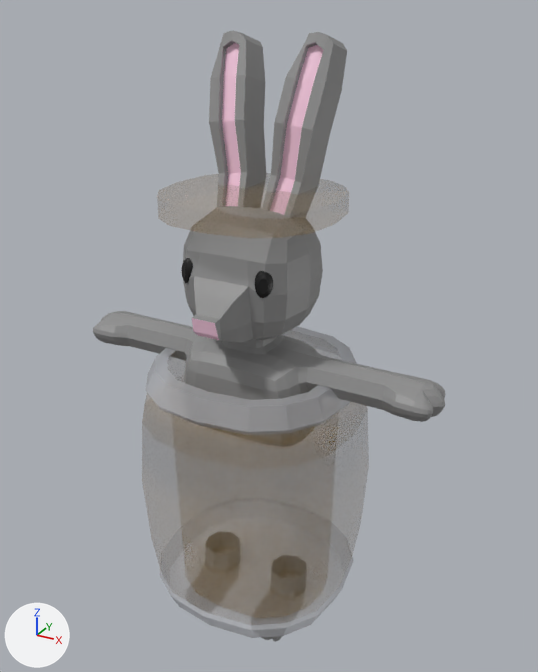
An edit to the FBX model _Project/Assets/3_3DAssets/Conejo.fbx, drawn before and after from the same camera.
Camera for both pictures: a 50 mm camera at (1.222, -2.094, 2.245) aimed at (0.038, 0.058, 1.169). Lighting does not change. The marker at lower left points along +X, +Y and +Z. The picture after the commit comes second. Where no turn or scale is listed for an object, it has been applied to the vertices.

Objects in the first picture: 'Barril', 'Conejo'.
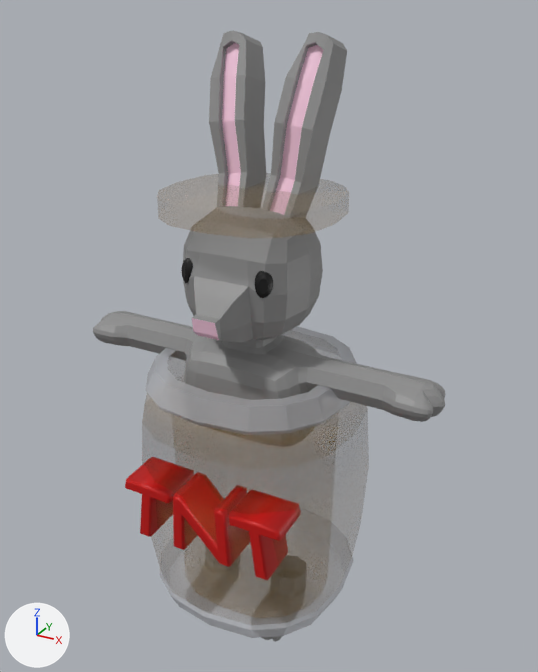
Commit message: Mejora del modelado del conejo

Edits to the scene script, one JSON object a line:
```json
{"op": "add", "block": "mat_letras", "code": ["mat_letras = principled_material('Letras')", "mat_letras.base_color = (0.589, 0.00122, 0.0)  # red #ca0400"]}
{"op": "add", "block": "me_text_002", "code": ["me_text_002 = bpy.data.meshes.new('Text.002')", "me_text_002.from_pydata(...)  # 312 vertices, 326 faces; spans x -0.306..0.312, y -0.091..0.09, z -0.141..0.095", "me_text_002.materials.append(mat_letras)  # red #ca0400"]}
{"op": "add", "block": "ob_text", "code": ["ob_text = bpy.data.objects.new('Text', me_text_002)", "ob_text.location = (0.017, -0.324, 0.643)"]}
```

Pixel boxes (x1, y1, x2, y2) of what changed, in the pictures (538 x 672 px):
```json
{"object": "Text", "change": "added", "after": [125, 457, 301, 580], "on screen": "red"}
```
